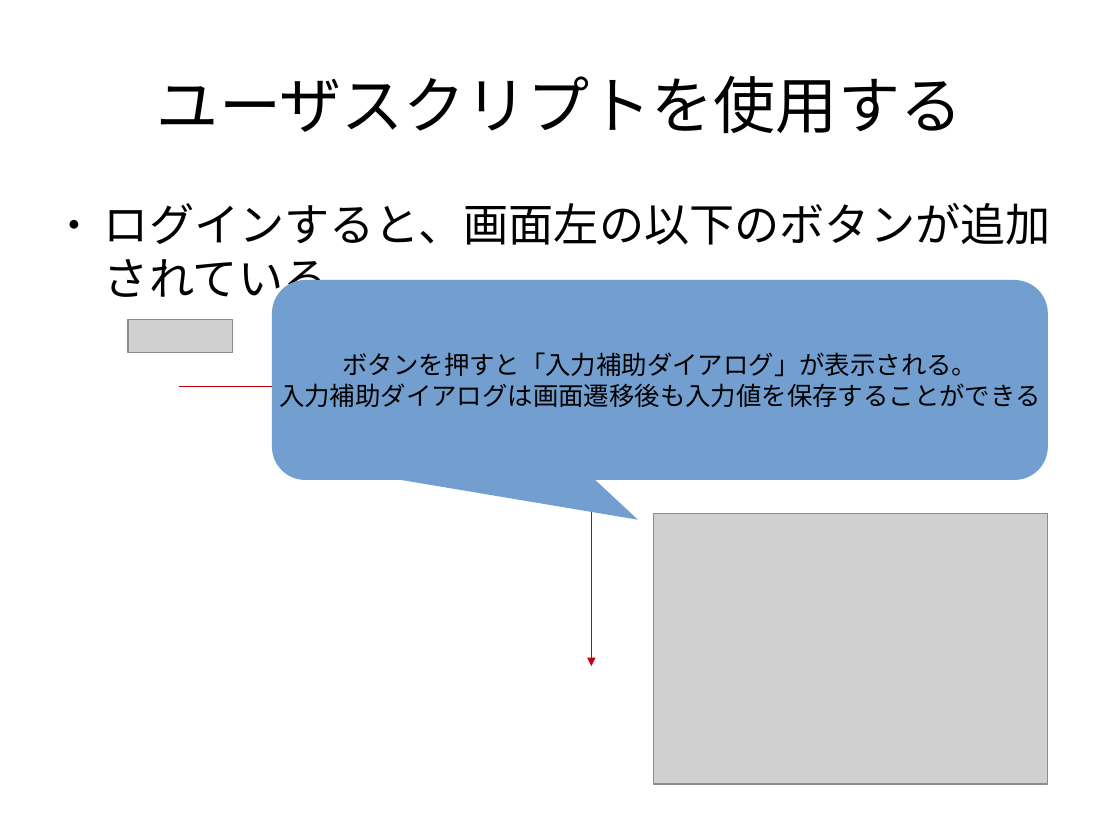
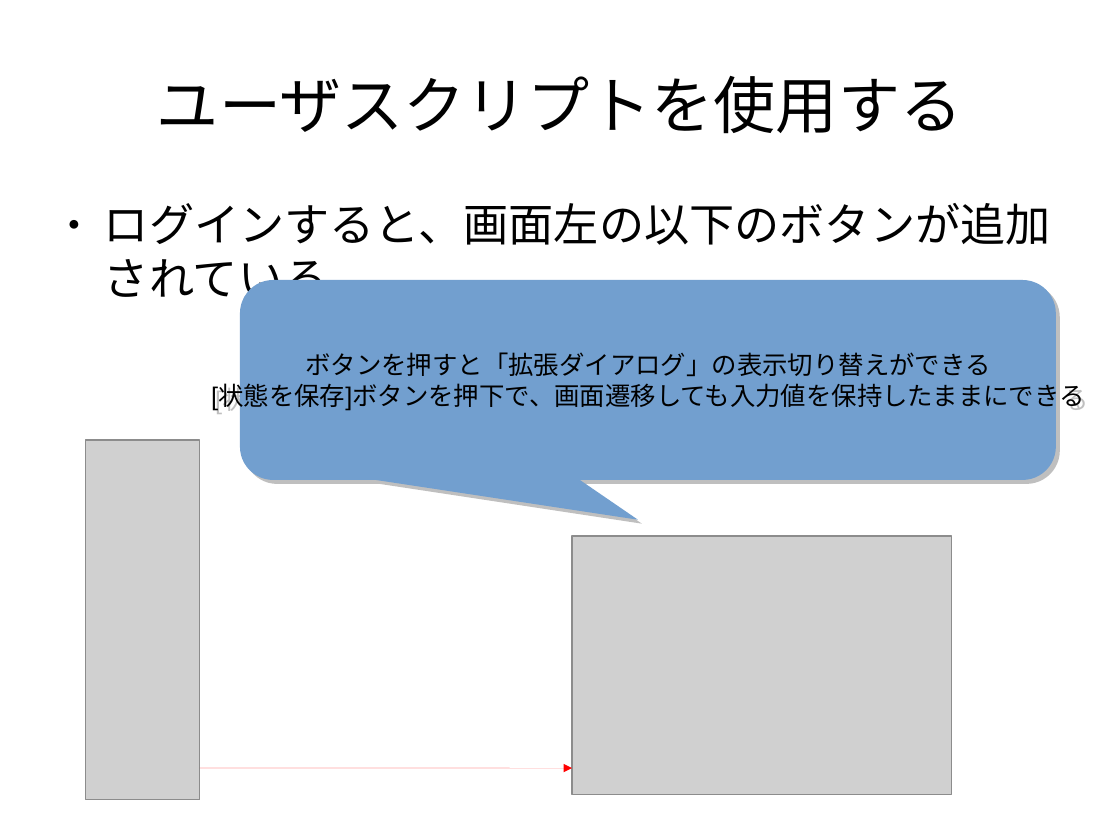
Before and after one commit to vicboss1002/kot_ui, a slide deck: slide 8 of Tampermonkeyユーザスクリプト_デプロイ手順書.odp. Drawn at 1120x840 pixels with LibreOffice and Linux fonts; fonts in the diff are those of the drawing; grey boxes stand for pictures. Boxes give left, top, right and bottom in pixels: in the first picture for what was removed or moved away, otherwise in the second. Text is boxed around its words. In the diff, an @@ line names an element or a change of style, - is before the commit and + after.

Commit message:
デザイン及び手順書を修正、ダイアログをデフォルト非表示から表示に変更

```diff
--- a/Tampermonkeyユーザスクリプト_デプロイ手順書.odp
+++ b/Tampermonkeyユーザスクリプト_デプロイ手順書.odp
@@ rounded speech box "ボタンを押すと「拡張ダイアログ」の表示切り替えができる": place and size @@
-rounded speech box "ボタンを押すと「拡張ダイアログ」の表示切り替えができる" at (272, 281, 1049, 481)
+rounded speech box "ボタンを押すと「拡張ダイアログ」の表示切り替えができる" at (240, 281, 1056, 481)
@@ rounded speech box "ボタンを押すと「拡張ダイアログ」の表示切り替えができる" at (240, 281, 1056, 481): shadow on; proportions changed @@
@@ text in rounded speech box at (211, 352, 1084, 410): text changed @@
-ボタンを押すと「入力補助ダイアログ」が表示される。
-入力補助ダイアログは画面遷移後も入力値を保存することができる
+ボタンを押すと「拡張ダイアログ」の表示切り替えができる
+[状態を保存]ボタンを押下で、画面遷移しても入力値を保持したままにできる
@@ elbow arrow removed from (179, 386) to (592, 667) @@
@@ picture: place and size @@
-picture at (128, 320, 233, 353)
+picture at (85, 440, 200, 800)
@@ picture: place and size @@
-picture at (654, 513, 1049, 785)
+picture at (572, 537, 952, 795)
@@ arrow added from (200, 768) to (572, 768), #FF0000 0 pt @@
```
Also in this commit, not shown: 2 other slides changed, 2 slides added, 2 slides removed, 2 other files.
